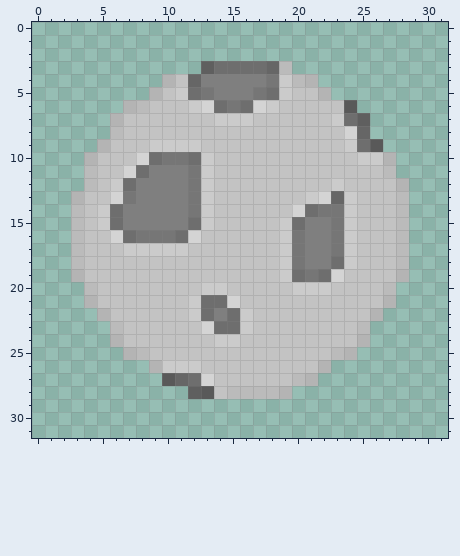
A pixel-art sprite gets an edit: images/upgrades/upgrade14.png. The picture above was drawn from the file before the commit.
The file is 256x256 pixels, drawn in blocks of 8x8; one block is one cell here. Colours within 5 levels of each other are drawn and written as one.
After the commit:
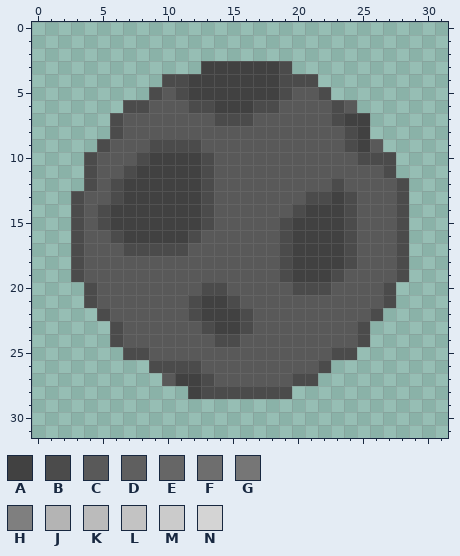
Palette (. is transparent): A #414141  B #4b4b4b  C #595959  D #5f5f5f  E #666666  F #6e6e6e  G #767676  H #7f7f7f  J #b4b4b4  K #bbbbbb  L #c3c3c3  M #cbcbcb  N #d4d4d4
What changed:
@@ x 0..31 @@
  2 ................................
- 3 .............DFFFFEK............
- 4 ..........JLEHHHHHGMKJ..........
- 5 .........JLMFGHHHGFMLLJ.........
- 6 .......JKLLLMNFGFNMLLLLLC.......
- 7 ......JLLLLLLLMMMLLLLLLMFD......
- 8 ......KLLLLLLLLLLLLLLLLLNE......
- 9 .....JLLLMMMMLLLLLLLLLLLMFC.....
-10 ....JLLLNFGGFMLLLLLLLLLLLMMJ....
-11 ....KLLNFHHHGMLLLLLLLLLLLLLK....
-12 ....KLMFHHHHGMLLLLLLLLLMLLLLJ...
-13 ...JLLNGHHHHGMLLLLLLLMNEMLLLK...
-14 ...KLMFHHHHHGMLLLLLLNFGGMLLLK...
-15 ...KLMFHHHHHFMLLLLLMFHHGMLLLK...
-16 ...KLLNFGGGFNLLLLLLMGHHGMLLLK...
-17 ...KLLLMMMMMLLLLLLLMGHHGMLLLK...
-18 ...KLLLLLLLLLLLLLLLMGHHFMLLLK...
-19 ...JLLLLLLLLLLLLLLLMFGFNLLLLJ...
-20 ....KLLLLLLLLMMLLLLLMMMLLLLK....
-21 ....JLLLLLLLMFFNLLLLLLLLLLLJ....
-22 .....JLLLLLLMFHFMLLLLLLLLLJ.....
-23 ......KLLLLLLNFFMLLLLLLLLK......
-24 ......JLLLLLLLMMLLLLLLLLLJ......
-25 .......JKLLLLLLLLLLLLLLKJ.......
-26 .........JMMMLLLLLLLLLJ.........
-27 ..........CEFNLLLLLLKJ..........
-28 ............DCLKKKKJ............
+ 3 .............AAAAAAB............
+ 4 ..........BBAAAAAAABBB..........
+ 5 .........BCBAAAAAAABCCB.........
+ 6 .......BBCCCBBAAABBCCCCBC.......
+ 7 ......BCCCCCCCBBBCCCCCCBAA......
+ 8 ......BCCCCCCCCCCCCCCCCCBA......
+ 9 .....BCCCBBBBCCCCCCCCCCCBAC.....
+10 ....BCCCBAAAABCCCCCCCCCCCBBB....
+11 ....BCCBAAAAABCCCCCCCCCCCCCB....
+12 ....BCBAAAAAABCCCCCCCCCBCCCCB...
+13 ...BCCBAAAAAABCCCCCCCBBABCCCB...
+14 ...BCBAAAAAAABCCCCCCBAAABCCCB...
+15 ...BCBAAAAAAABCCCCCBAAAABCCCB...
+16 ...BCCBAAAAABCCCCCCBAAAABCCCB...
+17 ...BCCCBBBBBCCCCCCCBAAAABCCCB...
+18 ...BCCCCCCCCCCCCCCCBAAAABCCCB...
+19 ...BCCCCCCCCCCCCCCCBAAABCCCCB...
+20 ....BCCCCCCCCBBCCCCCBBBCCCCB....
+21 ....BCCCCCCCBAABCCCCCCCCCCCB....
+22 .....BCCCCCCBAAABCCCCCCCCCB.....
+23 ......BCCCCCCBAABCCCCCCCCB......
+24 ......BCCCCCCCBBCCCCCCCCCB......
+25 .......BBCCCCCCCCCCCCCCBB.......
+26 .........BBBBCCCCCCCCCB.........
+27 ..........CAABCCCCCCBB..........
+28 ............ABBBBBBB............
 29 ................................
Changed places in both pictures, as pixel boxes (x1, y1, x2, y2):
changed: (71, 61, 409, 399)
